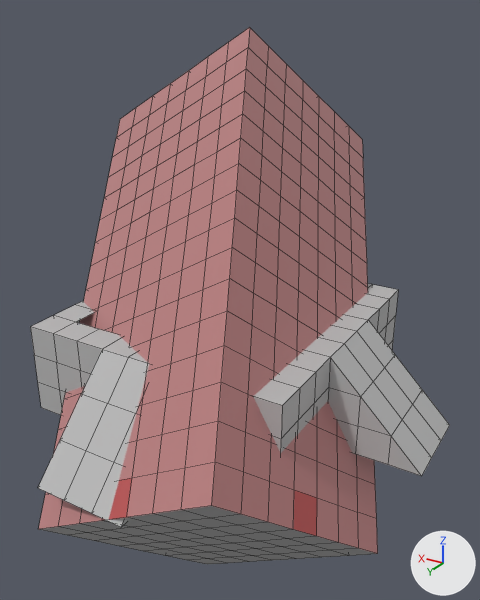
The FBX model LastMoon/Assets/_Resources/Model/Building/Desttoied/Building_Destroied_Apartment.fbx: old version first, new version second.
Camera for both pictures: a 50 mm lens placed at (-22.0, 34.9, 18.2), pointed at (-0.2, -1.5, 0.0). Lighting does not change. The marker at lower right points along +X, +Y and +Z. Mesh edges are drawn as thin lines. Where no turn or scale is listed for an object, it has been applied to the vertices.

The first picture shows 'Building_Apartment001', 'Building_Base001'.
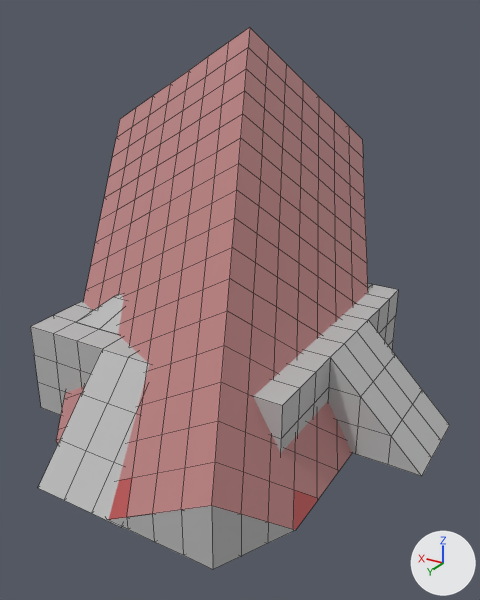
Boxes [x1, y1, x2, y2] around the edits, measured in the pictures (480 x 600 px):
'Building_Apartment001', reshaped (8% narrower, 6% shorter): before [39, 27, 378, 564]; after [56, 27, 368, 530]
'Pile_Building001', added: after [110, 506, 295, 569]
'Pile001', added: after [77, 294, 124, 334]
part 1 of me_mesh_001, cut back: before [39, 427, 378, 564]; after [56, 427, 352, 530]

Patch to the scene script:
```diff
--- a/LastMoon/Assets/_Resources/Model/Building/Desttoied/Building_Destroied_Apartment.fbx.py
+++ b/LastMoon/Assets/_Resources/Model/Building/Desttoied/Building_Destroied_Apartment.fbx.py
@@ mat_concrete @@
+mat_concrete = principled_material('Concrete')
+mat_concrete.base_color = (0.5, 0.5, 0.5)  # grey #bcbcbc
+mat_concrete.roughness = 0.0
@@ me_mesh_001 @@
 # used by ob_building_apartment001; location = (-5.0, 10.0, -10.0)
-me_mesh_001.from_pydata(...)  # 548 vertices, 546 faces; spans x -8.5..19.9, y -27.6..4.9, z -7.8..27.4
+me_mesh_001.from_pydata(...)  # 454 vertices, 428 faces; spans x -5.8..19.9, y -27.6..4.9, z 4.0..27.4
+# me_mesh_001 part 1
+# 142 vertices are removed from x -8.5..10.0, y -17.7..4.9, z -7.8..3.8
+# 165 faces are deleted
+# 42 vertices are added at x -5.8..10.4, y -17.7..4.9, z 4.0
+# 6 new vertices lie (-0.3, 0.5, -0.5) away from vertices in x 10.7, y -19.1..0.7, z 4.5
+# 38 new faces join them, mat_wall (its picture is missing)
+# 2 new faces join them, mat_door (its picture is missing)
+# 7 new faces join them, mat_roof (its picture is missing)
 me_mesh_001.materials.append(mat_wall)
@@ me_mesh_003 @@
+me_mesh_003.from_pydata(...)  # 177 vertices, 189 faces; spans x -7.0..7.0, y -7.0..7.0, z 0.0..3.75
+me_mesh_003.materials.append(mat_concrete)  # grey #bcbcbc
@@ me_mesh_002 @@
+me_mesh_002.from_pydata(...)  # 28 vertices, 28 faces; spans x -5.77..2.97, y 0.58..4.95, z 4.0..7.79
+me_mesh_002.materials.append(mat_concrete)  # grey #bcbcbc
@@ ob_pile001 @@
+ob_pile001 = bpy.data.objects.new('Pile001', me_mesh_003)
+ob_pile001.location = (0.0, 0.0, -1.0)
@@ ob_pile_building001 @@
+ob_pile_building001 = bpy.data.objects.new('Pile_Building001', me_mesh_002)
+ob_pile_building001.location = (-5.0, 10.0, -10.0)
```
